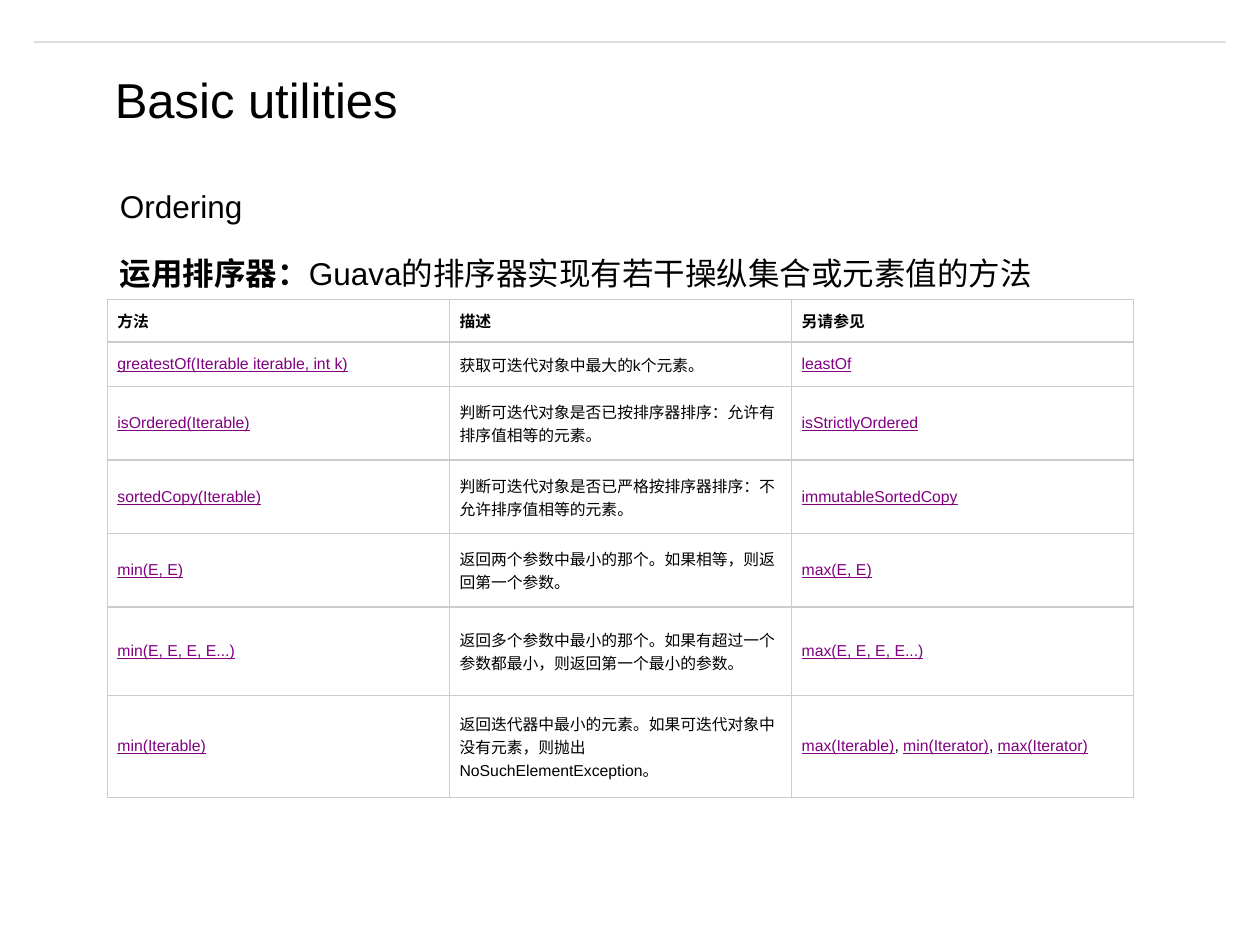
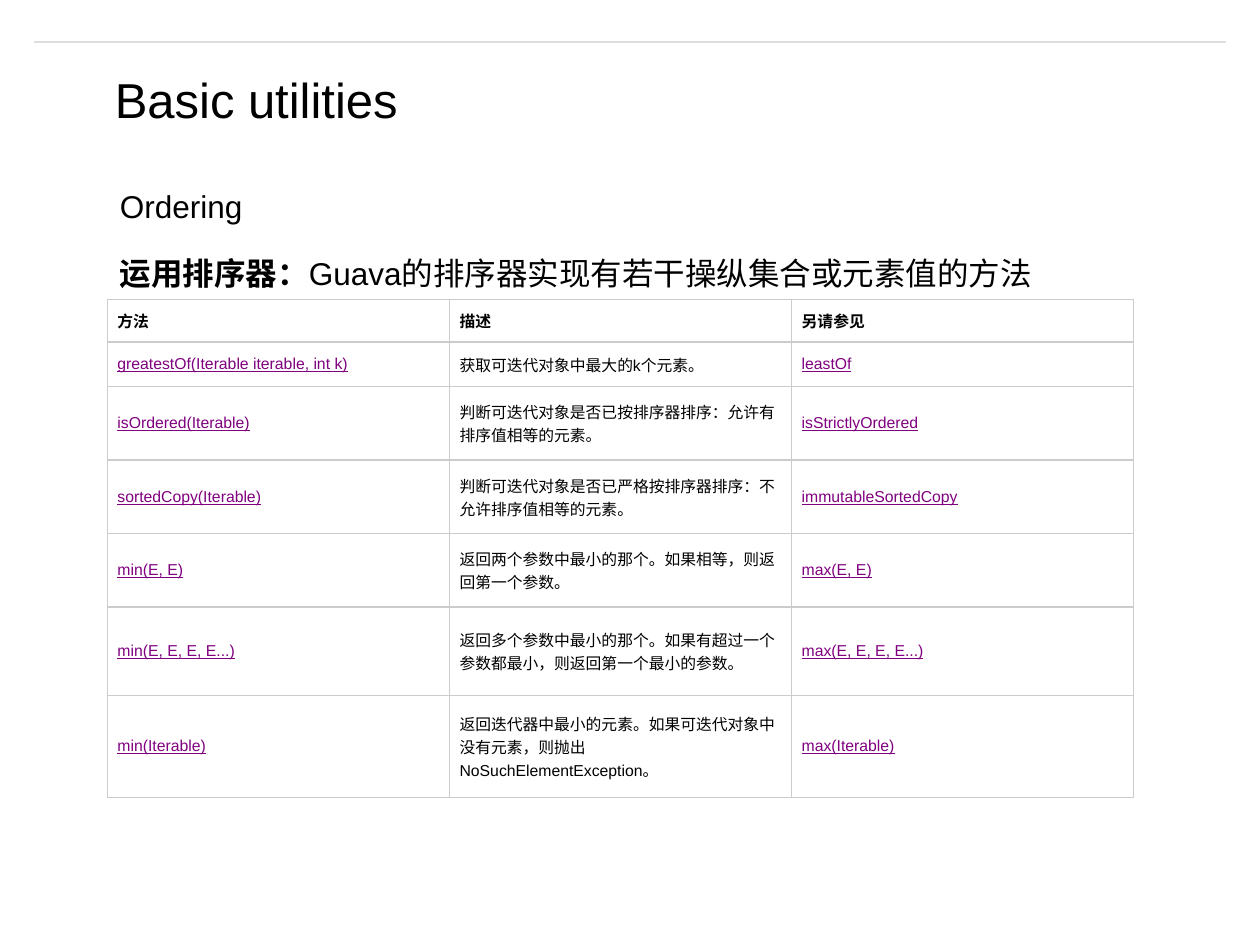
Before and after one commit to matt19870107/Guava, a slide deck: slide 25 of Guava.pptm. Drawn at 1260x945 pixels with LibreOffice and Linux fonts; fonts in the diff are those of the drawing; background and template pictures are left out. Boxes give left, top, right and bottom in pixels: in the first picture for what was removed or moved away, otherwise in the second. Text is boxed around its words. In the diff, an @@ line names an element or a change of style, - is before the commit and + after.

```diff
--- a/Guava.pptm
+++ b/Guava.pptm
@@ table at [107,299,1135,798] @@
-row 7, column 3: max(Iterable), min(Iterator), max(Iterator)
+row 7, column 3: max(Iterable)
```
Also in this commit, not shown: 1 other slide changed, 3 other files.
